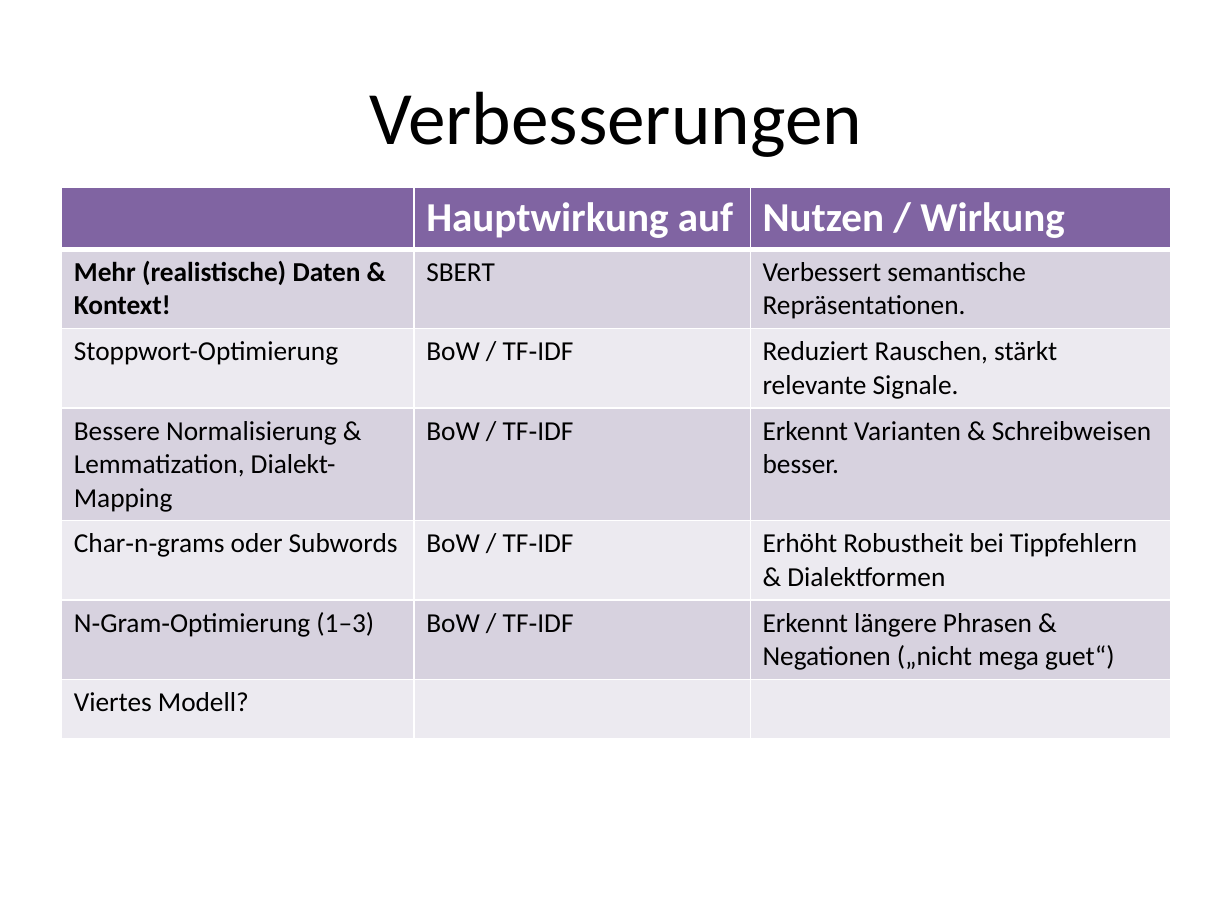
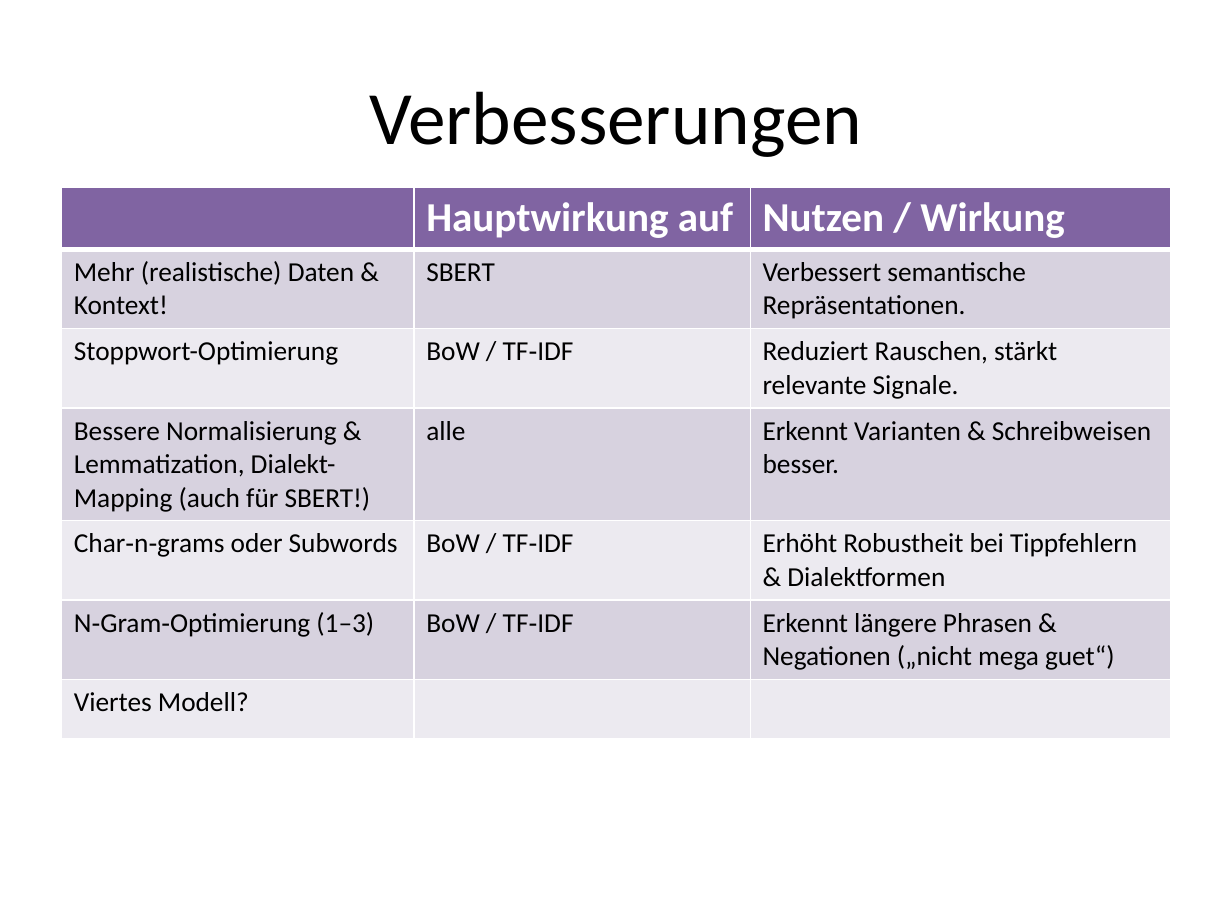
Before and after one commit to raphiweiss/Mundart-Chat-Sentiment, a slide deck: slide 14 of Zwischenpräsentation_RWeiss.pptx. Drawn at 1232x924 pixels with LibreOffice and Linux fonts; fonts in the diff are those of the drawing. Boxes give left, top, right and bottom in pixels: in the first picture for what was removed or moved away, otherwise in the second. Text is boxed around its words. In the diff, an @@ line names an element or a change of style, - is before the commit and + after.

```diff
--- a/Zwischenpräsentation_RWeiss.pptx
+++ b/Zwischenpräsentation_RWeiss.pptx
@@ table at (62, 187, 1170, 750) @@
-row 4, column 1: Bessere Normalisierung & Lemmatization, Dialekt-Mapping
+row 4, column 1: Bessere Normalisierung & Lemmatization, Dialekt-Mapping (auch für SBERT!)
-row 4, column 2: BoW / TF‑IDF
+row 4, column 2: alle
@@ bold off in "Mehr (realistische) Daten & Kontext!" @@
```
Also in this commit, not shown: 1 other file.
